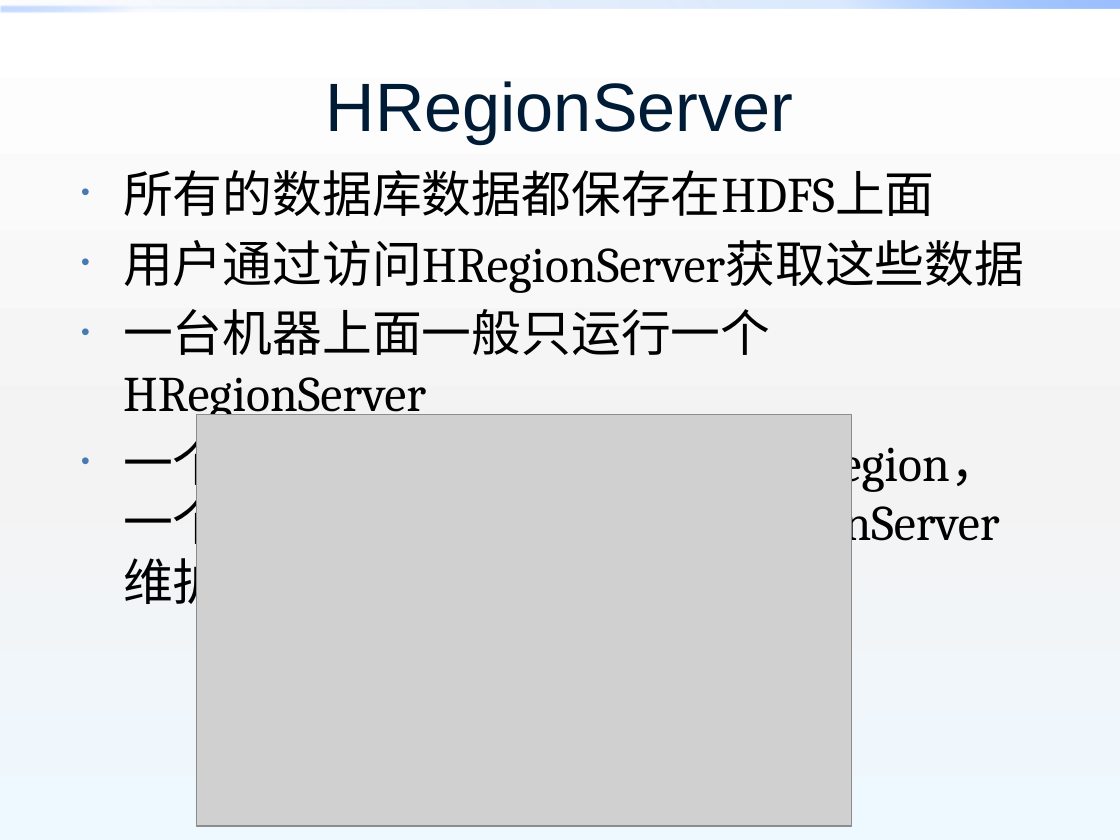
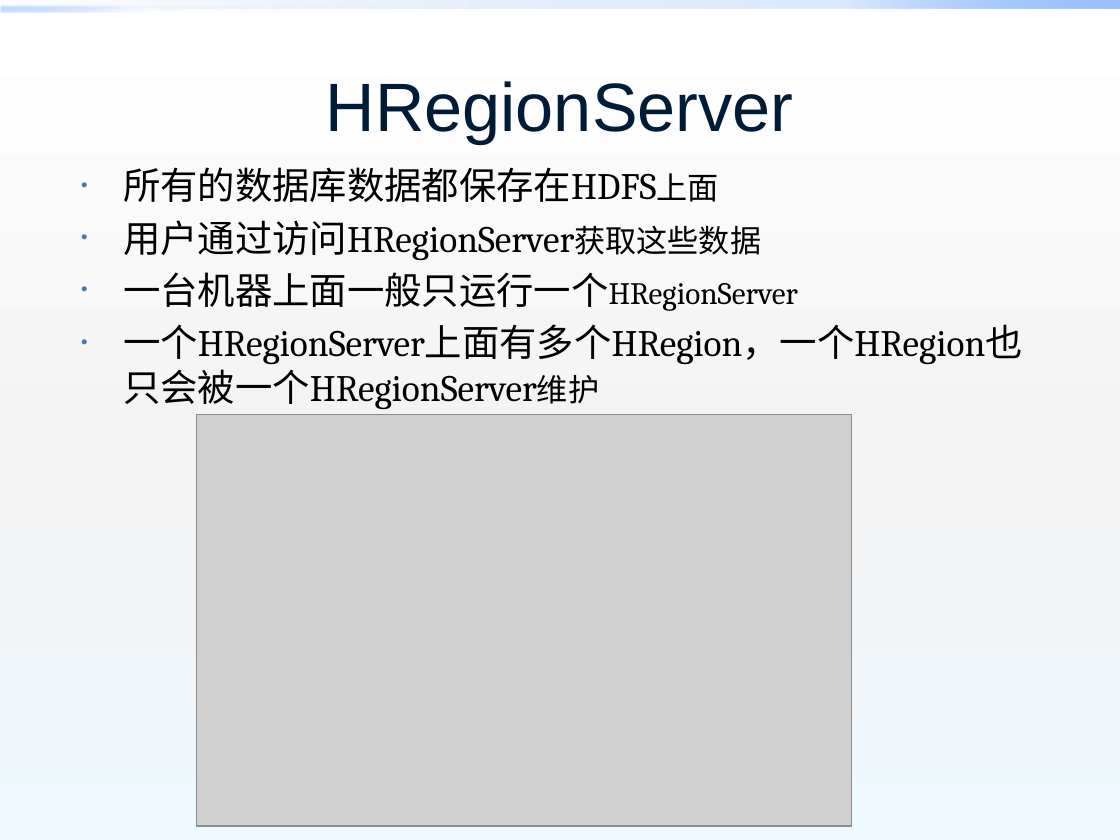
Before and after one commit to xrw560/knowledge-store, a slide deck: slide 38 of cusppt/大数据.pptx. Drawn at 1120x840 pixels with LibreOffice and Linux fonts; fonts in the diff are those of the drawing; grey boxes stand for pictures; background and template pictures are left out. Boxes give left, top, right and bottom in pixels: in the first picture for what was removed or moved away, otherwise in the second. Text is boxed around its words. In the diff, an @@ line names an element or a change of style, - is before the commit and + after.

```diff
--- a/cusppt/大数据.pptx
+++ b/cusppt/大数据.pptx
@@ background gradient #C2F2C8 to #A1FFAD to #EEF9FF to gradient #FFFFFF to #F4F4F4 to #EEF9FF @@
@@ text "所有的数据库数据都保存在HDFS上面" at (x1=123, y1=167, x2=1022, y2=365): size 32 to 24 pt, size 32 to 20 pt in "所有的数据库数据都保存在HDFS上面", "用户通过访问HRegionServer获取这些数据", "一台机器上面一般只运行一个HRegionServer", "一个HRegionServer上面有多个HRegion，一个HRegion也只会被一个HRegionServer维护"; less space between paragraphs @@
```
Also in this commit, not shown: 100 other slides changed, 2 slides added, 1 other file.
